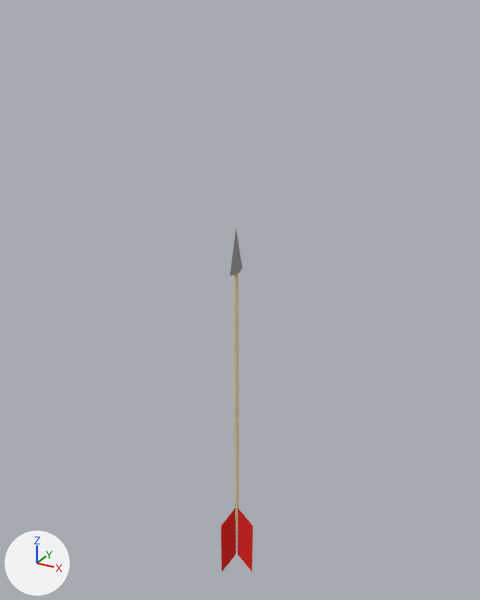
What one commit did to the Blender file Assets/Arrow/arrow.blend.
Both versions are drawn from a 50 mm camera at (1.78, -3.19, 1.32) aimed at (-0.04, 0.12, -0.33). Every picture has the same lights, and +X, +Y and +Z are marked at lower left. The same objects are shown in both versions, whatever each file hides.
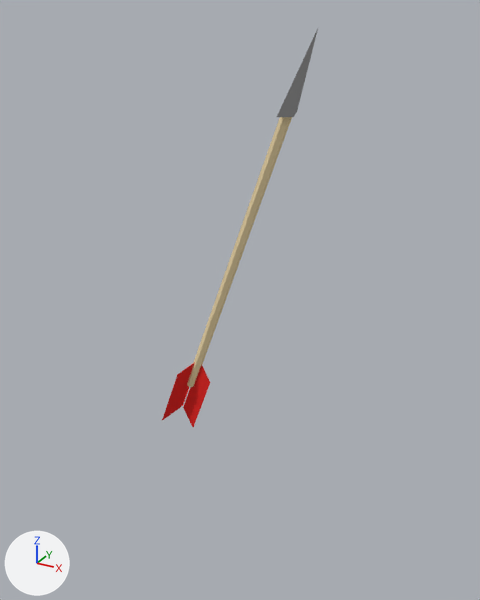
Location of each change, [x1, y1, x2, y2] in pixels of the pictures (480 x 600 px):
```json
{"object": "Cylinder.001", "change": "reshaped", "before": [234, 273, 239, 532], "after": [187, 117, 292, 387]}
{"object": "Cube.003", "change": "mesh turned", "before": [221, 508, 253, 571], "after": [162, 362, 210, 427]}
{"object": "Cube.002", "change": "mesh turned", "before": [230, 230, 242, 276], "after": [277, 29, 318, 117]}
```

The change, as JSON lines over the scene's bpy script:
```json
{"block": "me_cylinder_001", "where": "me_cylinder_001.from_pydata(...)  # 12 vertices, 8 faces; spans x -0.01..0.01, y -0.01..0.01, z -2.05..-0.05"}
{"block": "me_cylinder_001", "where": "# used by ob_cylinder_001; location = (0.0, 0.0, 0.0)"}
{"block": "me_cylinder_001", "change": "me_cylinder_001 part 1"}
{"op": "set", "path": "me_cylinder_001.vertices[0].co", "old": "(0.0, 0.01, -2.05)", "new": "(-0.35, 0.03, -0.96)"}
{"op": "set", "path": "me_cylinder_001.vertices[1].co", "old": "(0.0, 0.01, -0.05)", "new": "(0.34, 0.03, 0.92)"}
{"op": "set", "path": "me_cylinder_001.vertices[2].co", "old": "(0.01, 0.01, -2.05)", "new": "(-0.32, 0.02, -0.97)", "note": "pixel (238, 531) -> not seen"}
{"op": "set", "path": "me_cylinder_001.vertices[3].co", "old": "(0.01, 0.01, -0.05)", "new": "(0.36, 0.02, 0.91)", "note": "pixel (238, 265) -> pixel (299, 96)"}
{"op": "set", "path": "me_cylinder_001.vertices[4].co", "old": "(0.01, -0.01, -2.05)", "new": "(-0.32, -0.02, -0.97)", "note": "pixel (237, 532) -> pixel (192, 387)"}
{"op": "set", "path": "me_cylinder_001.vertices[5].co", "old": "(0.01, -0.01, -0.05)", "new": "(0.36, -0.02, 0.91)", "note": "pixel (237, 266) -> pixel (297, 97)"}
{"op": "set", "path": "me_cylinder_001.vertices[6].co", "old": "(0.0, -0.01, -2.05)", "new": "(-0.35, -0.03, -0.96)", "note": "pixel (235, 532) -> pixel (188, 386)"}
{"op": "set", "path": "me_cylinder_001.vertices[7].co", "old": "(0.0, -0.01, -0.05)", "new": "(0.34, -0.03, 0.92)"}
{"op": "set", "path": "me_cylinder_001.vertices[8].co", "old": "(-0.01, -0.01, -2.05)", "new": "(-0.37, -0.02, -0.95)", "note": "pixel (234, 531) -> not seen"}
{"op": "set", "path": "me_cylinder_001.vertices[9].co", "old": "(-0.01, -0.01, -0.05)", "new": "(0.31, -0.02, 0.93)", "note": "not seen -> pixel (288, 93)"}
{"op": "set", "path": "me_cylinder_001.vertices[10].co", "old": "(-0.01, 0.01, -2.05)", "new": "(-0.37, 0.02, -0.95)"}
{"op": "set", "path": "me_cylinder_001.vertices[11].co", "old": "(-0.01, 0.01, -0.05)", "new": "(0.31, 0.02, 0.93)"}
{"block": "me_cube_003", "where": "me_cube_003.from_pydata(...)  # 24 vertices, 18 faces; spans x -0.066..0.125, y -0.108..0.112, z -2.374..-1.843"}
{"block": "me_cube_003", "where": "# used by ob_cube_003; location = (0.0, 0.0, 0.0)"}
{"block": "me_cube_003", "change": "me_cube_003 part 2: the whole mesh is turned 20 degrees about the y axis through its middle, then moved by (-0.369, 0.0, 1.09)"}
{"block": "me_cube_000", "where": "me_cube_000.from_pydata(...)  # 5 vertices, 5 faces; spans x -0.024..0.024, y -0.076..0.076, z -0.095..0.174"}
{"block": "me_cube_000", "where": "# used by ob_cube_002; location = (0.0, 0.0, 0.0)"}
{"block": "me_cube_000", "change": "me_cube_000 part 3: the whole mesh is turned 20 degrees about the y axis through its middle and scaled by 1.64, then moved by (0.376, 0.0, 0.995)"}
```
